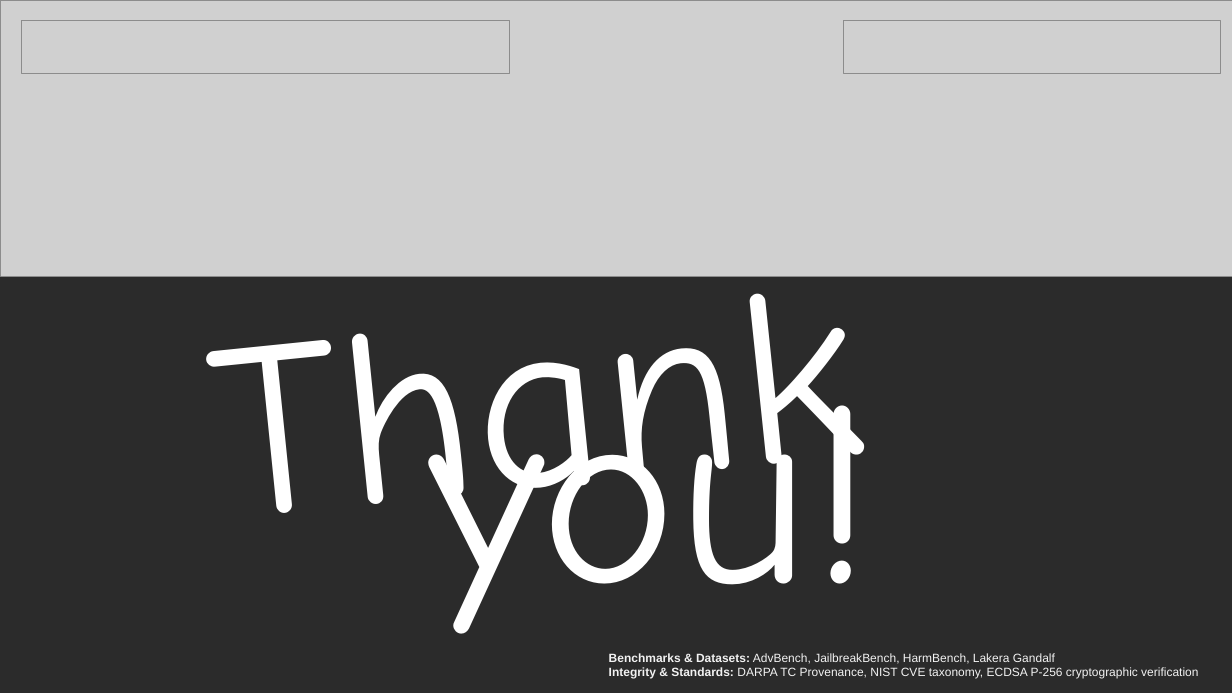
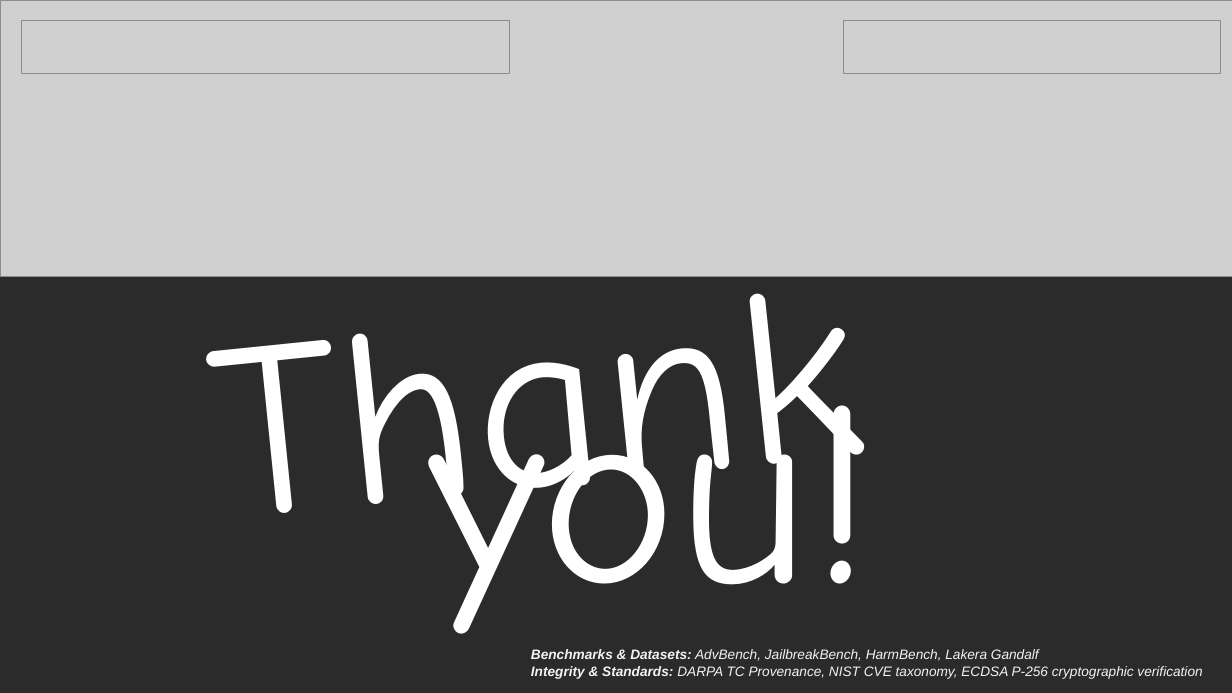
Before and after one commit to rawat-is-here/bayora-verity-hih, a slide deck: slide 8 of Team Teserract.pptx. Drawn at 1232x693 pixels with LibreOffice and Linux fonts; fonts in the diff are those of the drawing; grey boxes stand for pictures; background and template pictures are left out; a plain dark background stands for a picture behind light text. Boxes give left, top, right and bottom in pixels: in the first picture for what was removed or moved away, otherwise in the second. Text is boxed around its words. In the diff, an @@ line names an element or a change of style, - is before the commit and + after.

```diff
--- a/Team Teserract.pptx
+++ b/Team Teserract.pptx
@@ text "Benchmarks & Datasets: AdvBench, JailbreakBench, ...": place and size @@
-text "Benchmarks & Datasets: AdvBench, JailbreakBench, ..." at [609, 653, 1198, 679]
+text "Benchmarks & Datasets: AdvBench, JailbreakBench, ..." at [531, 649, 1202, 679]
@@ text "Benchmarks & Datasets: AdvBench, JailbreakBench, ..." at [531, 649, 1202, 679]: size 14 to 16 pt, italic on @@
```
Also in this commit, not shown: 5 other slides changed, 8 other files.
